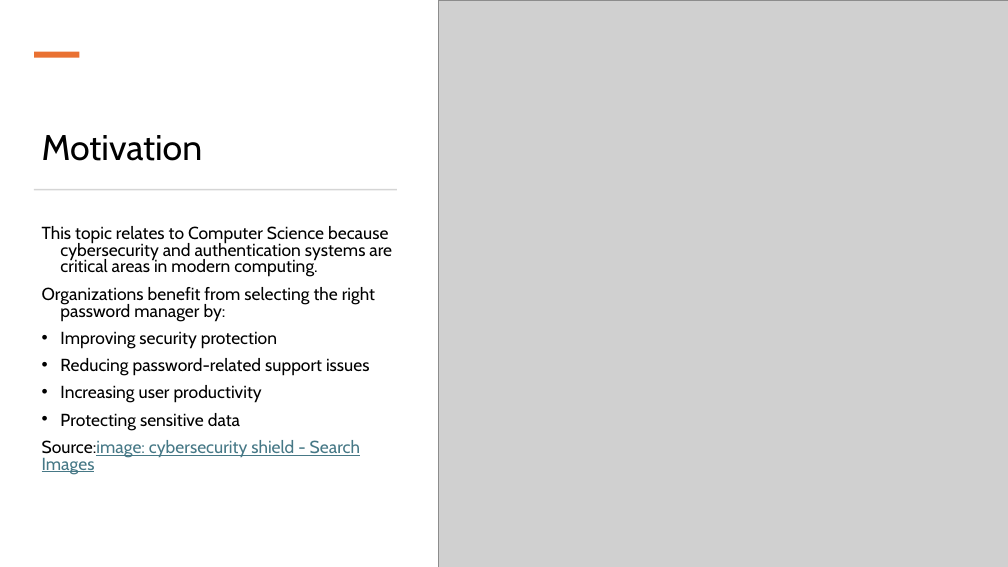
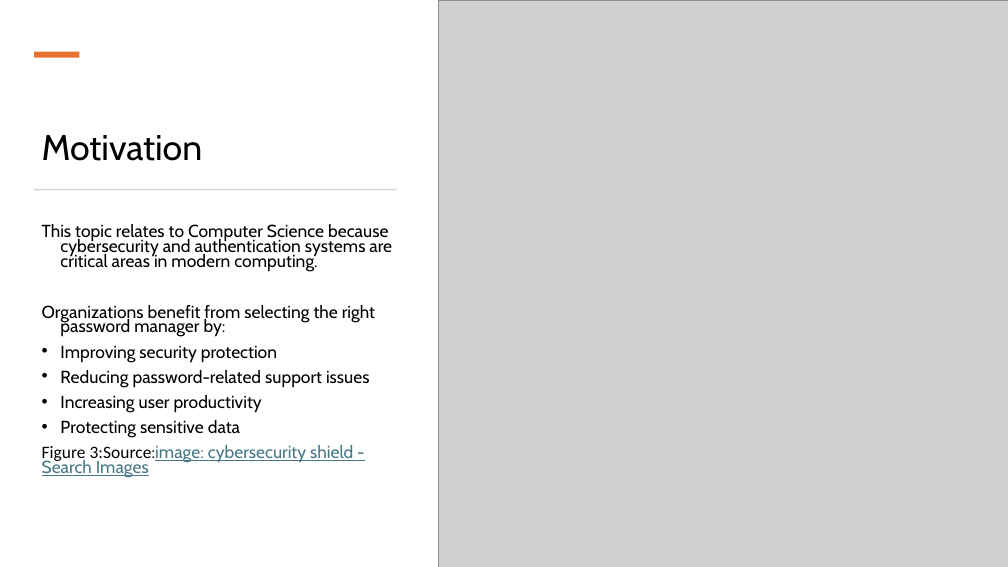
Before and after one commit to utasar/HELLO, a slide deck: slide 3 of EGR 3350/Recommendation Report Topic Presentations.pptx. Drawn at 1008x567 pixels with LibreOffice and Linux fonts; fonts in the diff are those of the drawing; grey boxes stand for pictures. Boxes give left, top, right and bottom in pixels: in the first picture for what was removed or moved away, otherwise in the second. Text is boxed around its words. In the diff, an @@ line names an element or a change of style, - is before the commit and + after.

Commit message:
Recommendation Report Topic Presentations

```diff
--- a/EGR 3350/Recommendation Report Topic Presentations.pptx
+++ b/EGR 3350/Recommendation Report Topic Presentations.pptx
@@ text at (42,224,392,438): line spacing 0.8 to 0.7 @@
@@ text at (42,445,353,478): text changed @@
-Source:image: cybersecurity shield - Search Images
+Figure 3:Source:image: cybersecurity shield - Search Images
```
Also in this commit, not shown: 3 other slides changed.
